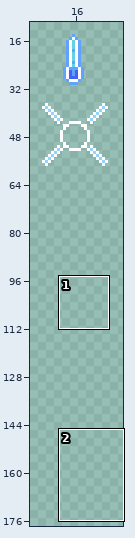
Pixel-art file: resources/images/animations.ase. The first picture is a wide view before the edit; the outline marks the close-up.
Close-up. The starting point:
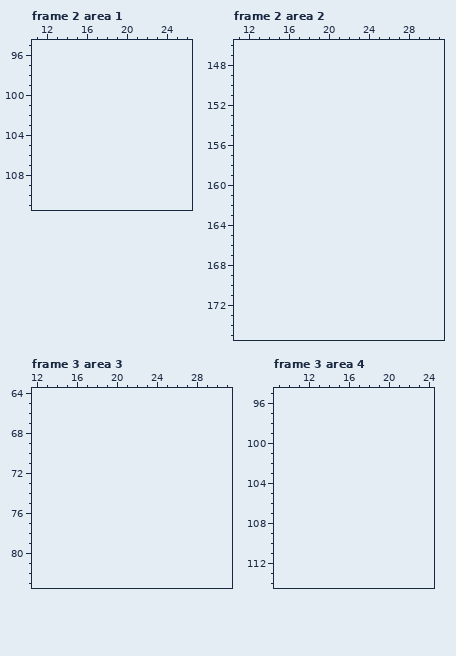
32x64 pixels, 12 frames. Shown: frame 2 area 1: x 11..26, y 95..111; frame 2 area 2: x 11..31, y 146..175; frame 3 area 3: x 12..31, y 64..83; frame 3 area 4: x 9..24, y 95..114. The old version is drawn lined up with the new one, on the new canvas. The wide view leaves out empty margins. The commit also changed other frames or places, which this record leaves out.
New version:
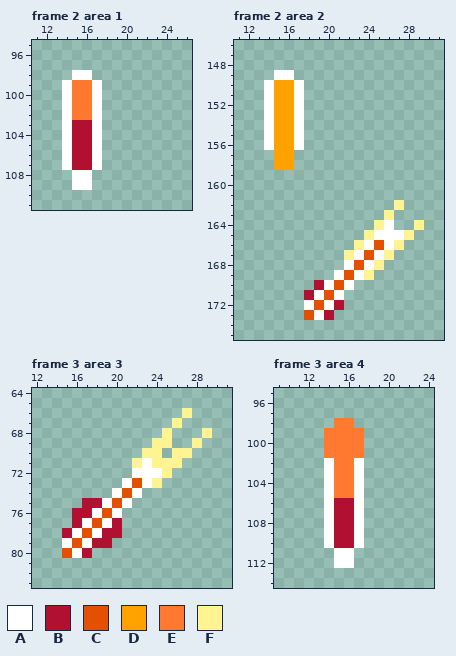
Palette (. is transparent): A #ffffff  B #b21030  C #e35100  D #ffa200  E #ff7930  F #fff392
The exact change:
canvas 32x64 -> 32x192
Frame 2 area 1:
y 98: x 15..16 .. -> AA
y 99..102: x 14..17 .... -> AEEA
y 103..107: x 14..17 .... -> ABBA
y 108..109: x 15..16 .. -> AA
Frame 2 area 2:
y 149: x 15..16 .. -> AA
y 150..156: x 14..17 .... -> ADDA
y 157..158: x 15..16 .. -> DD
y 162: x 27 . -> F
y 163: x 26 . -> F
y 164: x 25..26 .. -> FA; x 29 . -> F
y 165: x 24..28 ..... -> FAAAF
y 166: x 23..27 ..... -> FACAF
y 167: x 22..26 ..... -> FACAF
y 168: x 22..25 .... -> ACAF
y 169: x 21..24 .... -> ACAF
y 170: x 19..22 .... -> BACA
y 171: x 18..21 .... -> BACA
y 172: x 18..21 .... -> ACAB
y 173: x 18..20 ... -> CAB
Frame 3 area 3:
y 66: x 27 . -> F
y 67: x 26 . -> F
y 68: x 25 . -> F; x 29 . -> F
y 69: x 24..25 .. -> FF; x 28 . -> F
y 70: x 23..24 .. -> FF; x 26..27 .. -> FF
y 71: x 22..26 ..... -> FAFFF
y 72: x 22..25 .... -> AAAF
y 73: x 21..24 .... -> ACAF
y 74: x 20..22 ... -> ACA
y 75: x 17..21 ..... -> BBACA
y 76: x 16..20 ..... -> BBACA
y 77: x 16..20 ..... -> BACAB
y 78: x 15..20 ...... -> BACABB
y 79: x 15..19 ..... -> ACABB
y 80: x 15..17 ... -> CAB
Frame 3 area 4:
y 98: x 15..16 .. -> EE
y 99..101: x 14..17 .... -> EEEE
y 102..105: x 14..17 .... -> AEEA
y 106..110: x 14..17 .... -> ABBA
y 111..112: x 15..16 .. -> AA
Boxes around the changes in both close-ups, in picture pixels (x1, y1, x2, y2):
added: (62, 70, 102, 190)
added: (264, 70, 304, 170)
added: (304, 200, 424, 320)
added: (62, 408, 212, 558)
added: (324, 418, 364, 568)
